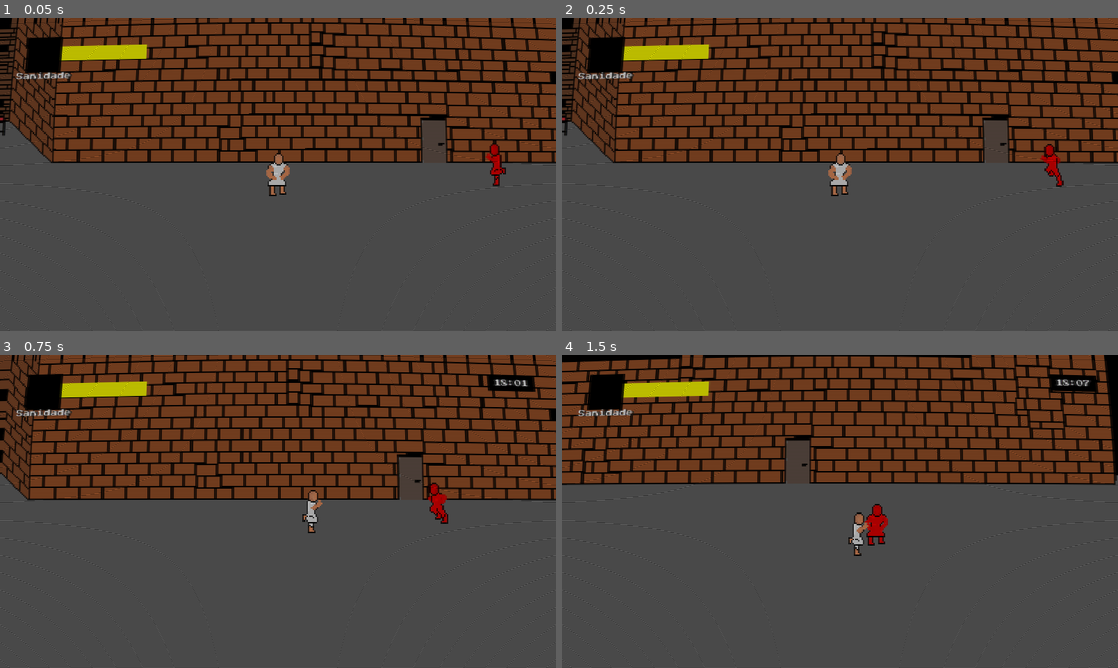
Above: before the commit, frames 1-4 (two rows, left to right).
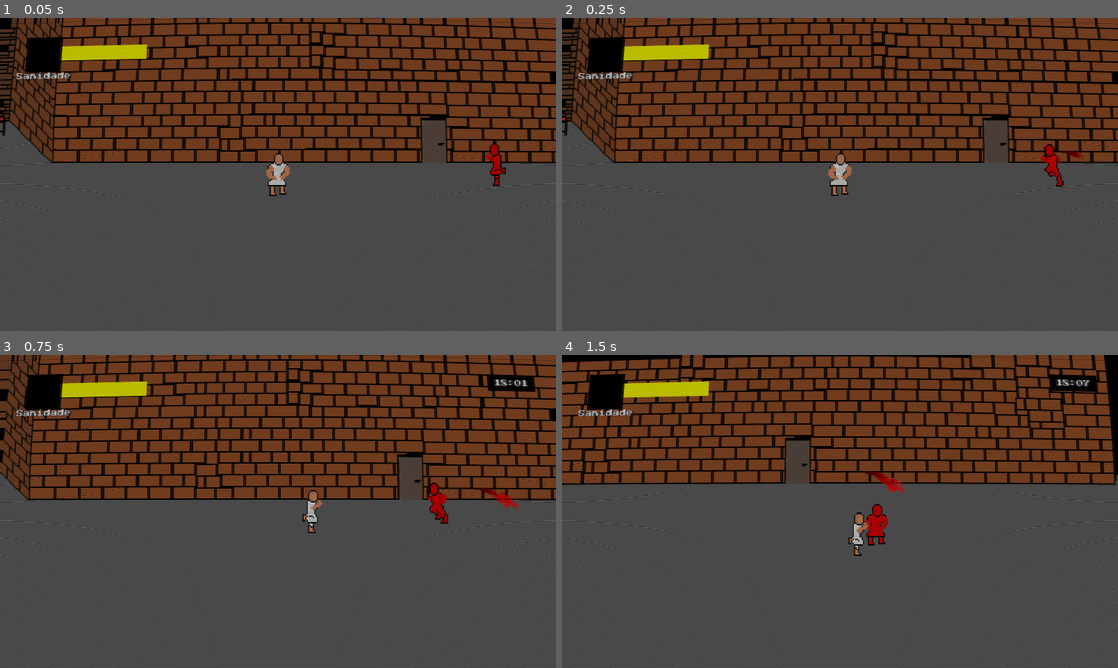
Above: after the commit, the same moments.

Repository: FarofaFaction/Criascript-Jam-Game
Game: Godot game, scene res://Game/Room/room.tscn
Two runs of this game, one before a commit and one after it. Both use one fixed random seed, a clock stepped at 60 frames per second and the inputs below. This scene is started directly instead of the project's main scene.
Inputs:
- Up to frame 1 (0.05 s): no input
- Up to frame 2 (0.25 s): no input
- Up to frame 3 (0.75 s): hold Right (ui_right) from 0.53 s (still down); hold Shift (Run) from 0.53 s (still down)
- Up to frame 4 (1.5 s): release Right (ui_right) at 1.28 s; release Shift (Run) at 1.28 s; hold Down (ui_down) from 1.28 s (still down); tap Shift (Run) at 1.35 s

Frame 1 is identical in both runs. In frame 2, less than 0.1% of the frame differs, in the area x 89-94%, y 42-46%; in frame 3, 0.2%; in frame 4, 0.2%, in the area x 54-62%, y 37-44%.

Commit message:
add_vomit_sprite

Diff:
--- a/Game/Room/room.tscn
+++ b/Game/Room/room.tscn
@@ -111,6 +111,21 @@
 [sub_resource type="RectangleShape2D" id="RectangleShape2D_odx0j"]
 size = Vector2(16, 6.5)
 
+[sub_resource type="Gradient" id="Gradient_cqdvo"]
+offsets = PackedFloat32Array(0.0549451, 0.879121)
+colors = PackedColorArray(0.259902, 3.29395e-07, 8.42288e-08, 1, 1, 0, 0, 1)
+
+[sub_resource type="GradientTexture1D" id="GradientTexture1D_qalwi"]
+gradient = SubResource("Gradient_cqdvo")
+
+[sub_resource type="ParticleProcessMaterial" id="ParticleProcessMaterial_phj88"]
+particle_flag_disable_z = true
+spread = 7.273
+initial_velocity_min = 40.0
+initial_velocity_max = 60.0
+gravity = Vector3(0, 96, 0)
+color_ramp = SubResource("GradientTexture1D_qalwi")
+
 [node name="Room" type="Node2D"]
 y_sort_enabled = true
 
@@ -428,3 +443,12 @@
 [node name="Timer" type="Timer" parent="Enemy/State Machine/EnemyVomitAtack"]
 wait_time = 3.0
 one_shot = true
+
+[node name="VomitSpray" type="GPUParticles2D" parent="Enemy/State Machine/EnemyVomitAtack"]
+position = Vector2(1105, 415)
+rotation = -0.0748316
+amount = 300
+process_material = SubResource("ParticleProcessMaterial_phj88")
+lifetime = 0.5
+explosiveness = 0.1
+fixed_fps = 12
Not shown: 1 places in Game/Room/room.tscn that only renumber resources
